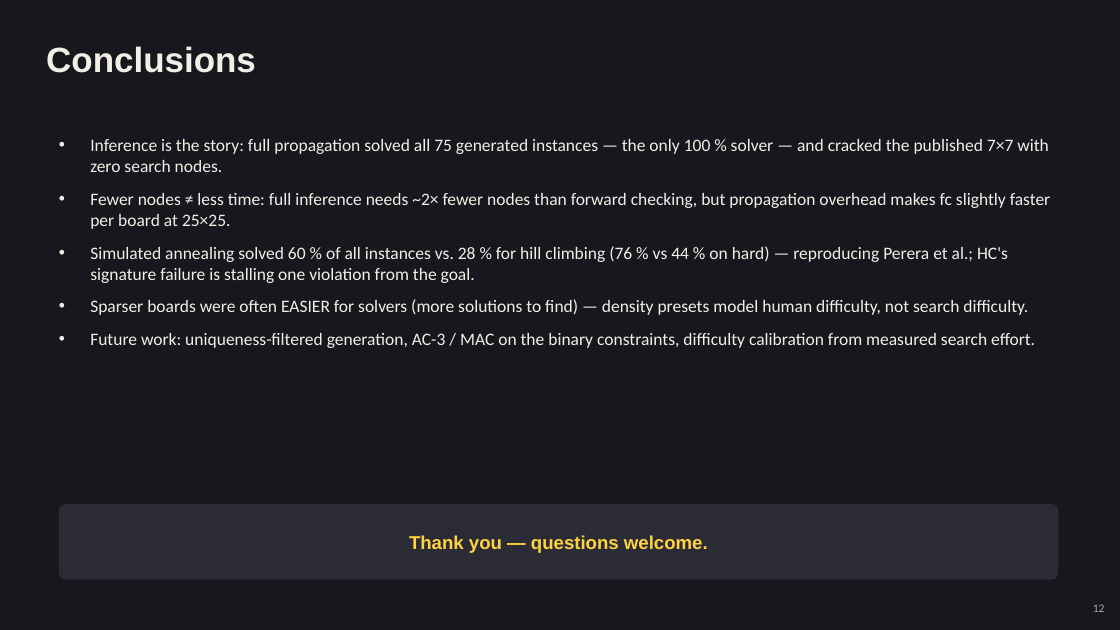
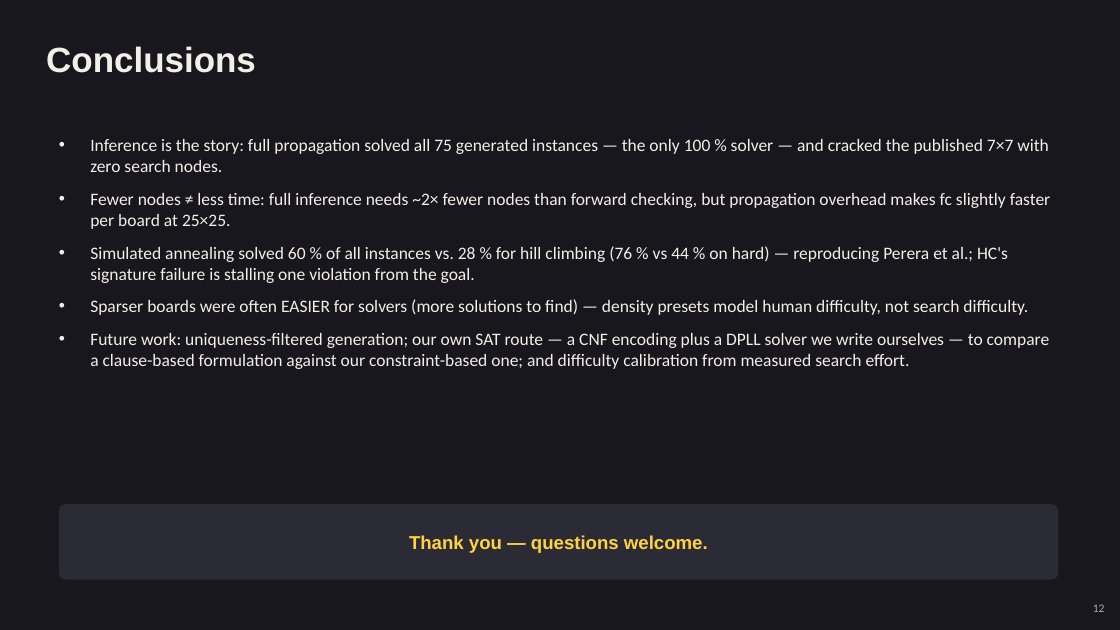
Before and after one commit to AnnieBaghumyan/LightUp, a slide deck: slide 12 of docs/presentation.pptx. Drawn at 1120x630 pixels with LibreOffice and Linux fonts; fonts in the diff are those of the drawing. Boxes give left, top, right and bottom in pixels: in the first picture for what was removed or moved away, otherwise in the second. Text is boxed around its words. In the diff, an @@ line names an element or a change of style, - is before the commit and + after.

```diff
--- a/docs/presentation.pptx
+++ b/docs/presentation.pptx
@@ text at [90, 333, 1050, 369]: text changed @@
-• Future work: uniqueness-filtered generation, AC-3 / MAC on the binary constraints, difficulty calibration from measured search effort.
+• Future work: uniqueness-filtered generation; our own SAT route — a CNF encoding plus a DPLL solver we write ourselves — to compare a clause-based formulation against our constraint-based one; and difficulty calibration from measured search effort.
```
Also in this commit, not shown: 3 other slides changed, 2 other files.
